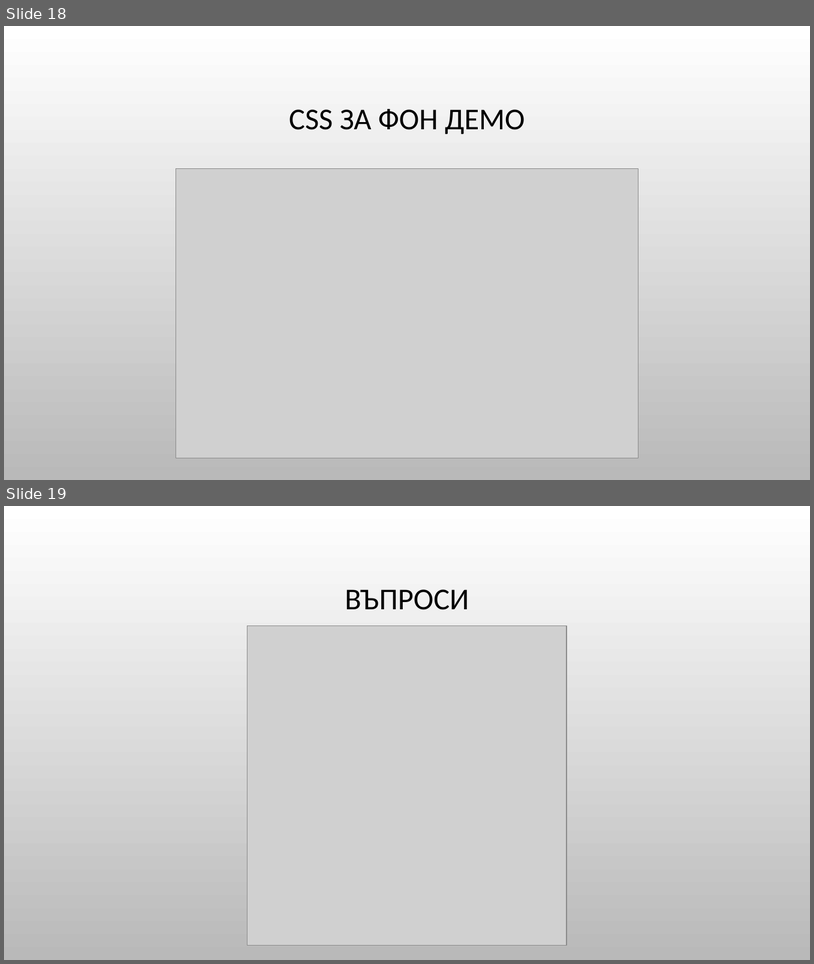
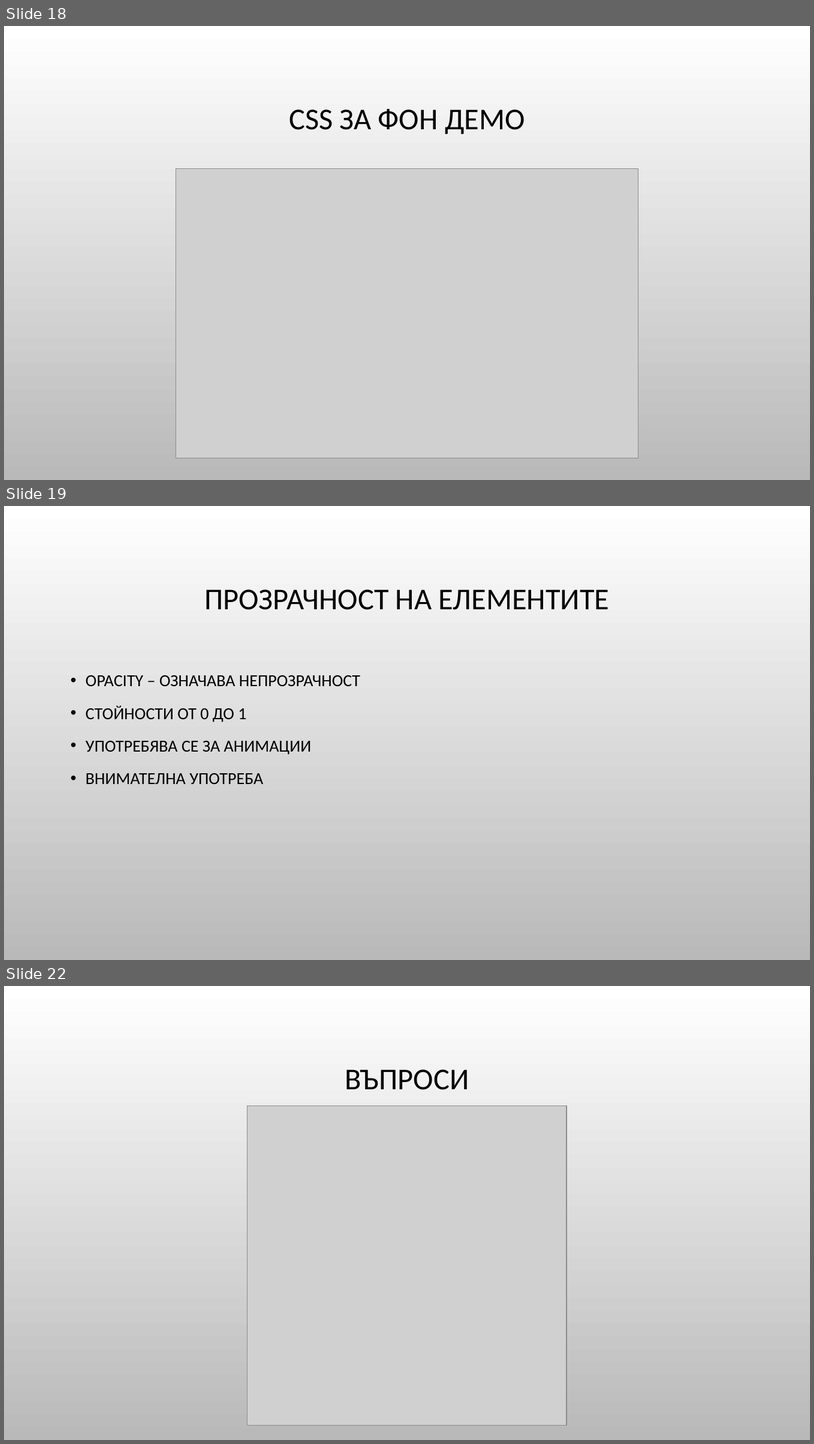
Before and after one commit to Bilyukov/php-mysql-course, a slide deck: 03.css-basics.pptx. Shown one above the other, each under a label of ours: slides 18 and 19 before the commit, slides 18, 19 and 22 after it; the slides between them are not shown. The pictures are 814x964 and 814x1444 pixels, drawn with LibreOffice and Linux fonts; fonts in the diff are those of the drawing; grey boxes stand for pictures; background and template pictures are left out. Boxes give left, top, right and bottom in pixels: in the first picture for what was removed or moved away, otherwise in the second. Text is boxed around its words. In the diff, an @@ line names an element or a change of style, - is before the commit and + after.

```diff
--- a/03.css-basics.pptx
+++ b/03.css-basics.pptx
@@ slide 19 added at [4, 506, 810, 960], background picture (left out) @@
@@ title added at [204, 589, 609, 610], 36 pt, text #000000 @@
+ПРОЗРАЧНОСТ НА ЕЛЕМЕНТИТЕ
@@ text added at [86, 675, 360, 784], 20 pt, text #000000 @@
+• OPACITY – ОЗНАЧАВА НЕПРОЗРАЧНОСТ
+• СТОЙНОСТИ ОТ 0 ДО 1
+• УПОТРЕБЯВА СЕ ЗА АНИМАЦИИ
+• ВНИМАТЕЛНА УПОТРЕБА
@@ what was slide 19 is now slide 22 @@
```
Also in this commit, not shown: 2 other slides added, 3 other files.
